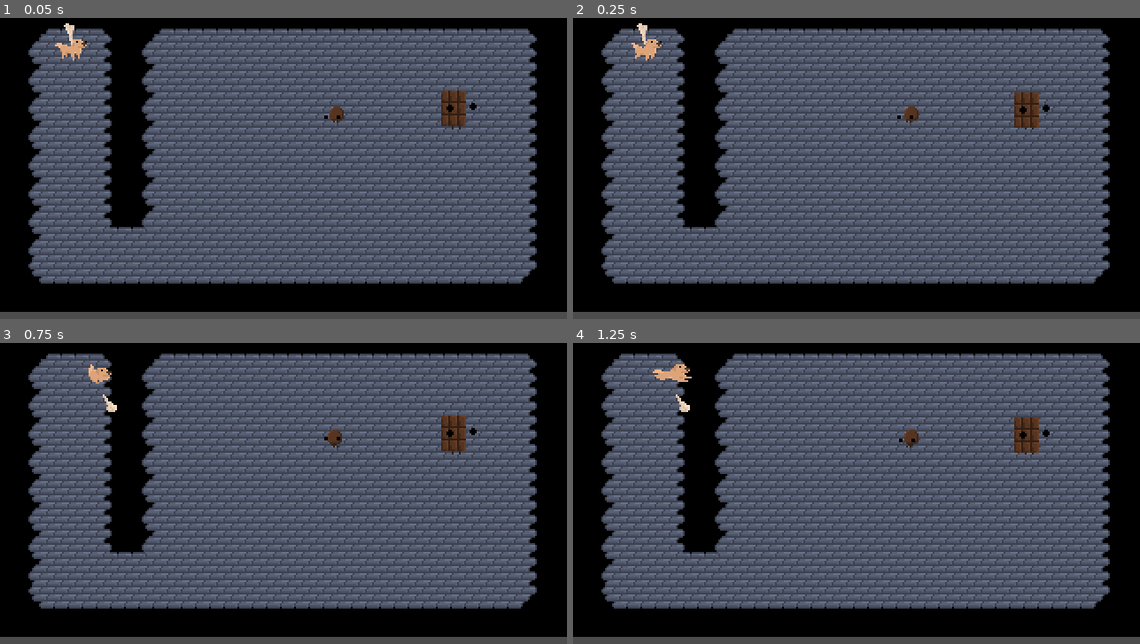
Above: before the commit, frames 1-4 (two rows, left to right).
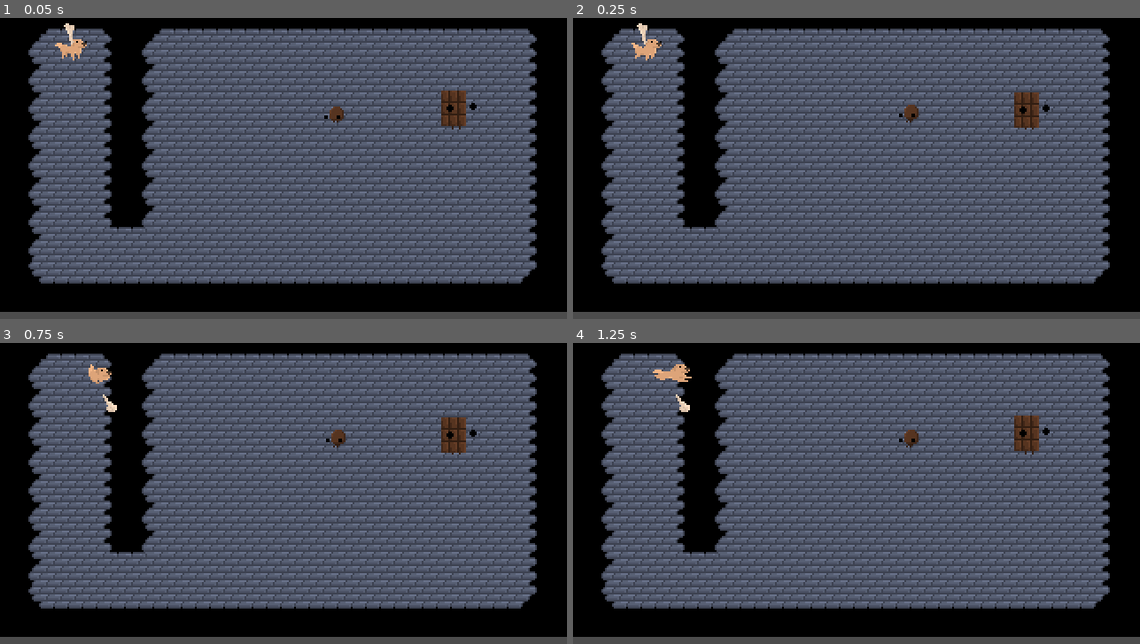
Above: after the commit, the same moments.

Repository: 3k2ng/dog-puff-pensive
Game: Godot game, scene res://scenes/demo_tung.tscn
The game is run twice, just before and just after one commit, with the same random seed, the same clock (stepped at 60 frames per second) and the same inputs. The project has no main scene, so this scene is started directly.
Inputs (mouse positions are in pixels of both pictures, inside the frame that each line leads up to):
- Up to frame 1 (0.05 s): no input
- Up to frame 2 (0.25 s): no input
- Up to frame 3 (0.75 s): move the mouse to (408, 469) at 0.52 s; hold D (move_right) from 0.53 s (still down); right-click (408, 469) at 0.6 s
- Up to frame 4 (1.25 s): keep holding D (move_right)

Frame 1 is identical in both runs. In frame 2, less than 0.1% of the frame differs, in the area x 57-61%, y 28-35%; in frame 3, 0.2%, in the area x 57-85%, y 24-37%; in frame 4, 0.2%.

Commit message:
remove health bar

Diff:
--- a/objects/enemies/choco_bar.tscn
+++ b/objects/enemies/choco_bar.tscn
@@ -1,9 +1,8 @@
-[gd_scene load_steps=83 format=2]
+[gd_scene load_steps=82 format=2]
 
 [ext_resource path="res://sprites/enemies/chocolate bar attack.png" type="Texture" id=1]
 [ext_resource path="res://sprites/enemies/chocolate bar idle.png" type="Texture" id=2]
 [ext_resource path="res://sprites/enemies/chocolate bar chase.png" type="Texture" id=3]
-[ext_resource path="res://sprites/test_sprites/redbox.tres" type="Texture" id=4]
 [ext_resource path="res://scripts/melee_box.gd" type="Script" id=5]
 [ext_resource path="res://scripts/enemies/basic_enemy.gd" type="Script" id=6]
 [ext_resource path="res://scripts/shaders/flash.gdshader" type="Shader" id=7]
@@ -205,23 +204,33 @@
 [sub_resource type="RectangleShape2D" id=5]
 extents = Vector2( 4, 8 )
 
-[sub_resource type="Animation" id=48]
+[sub_resource type="Animation" id=78]
 resource_name = "chase"
-length = 0.1
+length = 0.4
 loop = true
-tracks/0/type = "method"
-tracks/0/path = NodePath("Sprite")
-tracks/0/interp = 1
-tracks/0/loop_wrap = true
-tracks/0/imported = false
-tracks/0/enabled = true
-tracks/0/keys = {
-"times": PoolRealArray( 0 ),
-"transitions": PoolRealArray( 1 ),
-"values": [ {
-"args": [ "chase", false ],
-"method": "play"
-} ]
+tracks/0/type = "value"
+tracks/0/path = NodePath("Sprite:animation")
+tracks/0/interp = 1
+tracks/0/loop_wrap = true
+tracks/0/imported = false
+tracks/0/enabled = true
+tracks/0/keys = {
+"times": PoolRealArray( 0 ),
+"transitions": PoolRealArray( 1 ),
+"update": 1,
+"values": [ "chase" ]
+}
+tracks/1/type = "value"
+tracks/1/path = NodePath("Sprite:frame")
+tracks/1/interp = 1
+tracks/1/loop_wrap = false
+tracks/1/imported = false
+tracks/1/enabled = true
+tracks/1/keys = {
+"times": PoolRealArray( 0, 0.3 ),
+"transitions": PoolRealArray( 1, 1 ),
+"update": 0,
+"values": [ 0, 3 ]
 }
 
 [sub_resource type="Animation" id=57]
@@ -301,21 +310,31 @@
 
 [sub_resource type="Animation" id=47]
 resource_name = "idle"
-length = 0.1
+length = 0.4
 loop = true
-tracks/0/type = "method"
-tracks/0/path = NodePath("Sprite")
-tracks/0/interp = 1
-tracks/0/loop_wrap = true
-tracks/0/imported = false
-tracks/0/enabled = true
-tracks/0/keys = {
-"times": PoolRealArray( 0 ),
-"transitions": PoolRealArray( 1 ),
-"values": [ {
-"args": [ "default", false ],
-"method": "play"
-} ]
+tracks/0/type = "value"
+tracks/0/path = NodePath("Sprite:animation")
+tracks/0/interp = 1
+tracks/0/loop_wrap = true
+tracks/0/imported = false
+tracks/0/enabled = true
+tracks/0/keys = {
+"times": PoolRealArray( 0 ),
+"transitions": PoolRealArray( 1 ),
+"update": 1,
+"values": [ "default" ]
+}
+tracks/1/type = "value"
+tracks/1/path = NodePath("Sprite:frame")
+tracks/1/interp = 1
+tracks/1/loop_wrap = true
+tracks/1/imported = false
+tracks/1/enabled = true
+tracks/1/keys = {
+"times": PoolRealArray( 0, 0.2 ),
+"transitions": PoolRealArray( 1, 1 ),
+"update": 1,
+"values": [ 0, 1 ]
 }
 
 [sub_resource type="Animation" id=6]
@@ -504,7 +523,7 @@
 states/notice/position = Vector2( 250, 64 )
 transitions = [ "idle", "notice", SubResource( 55 ), "notice", "chase", SubResource( 56 ), "chase", "confused", SubReso …(442 unchanged characters)…
 start_node = "idle"
-graph_offset = Vector2( -6, -172 )
+graph_offset = Vector2( 11, -53 )
 
 [sub_resource type="AnimationNodeStateMachinePlayback" id=52]
 
@@ -518,7 +537,7 @@
 use_parent_material = true
 position = Vector2( 0, -3 )
 frames = SubResource( 29 )
-animation = "attack"
+animation = "chase"
 __meta__ = {
 "_edit_lock_": true
 }
@@ -541,20 +560,8 @@
 shape = SubResource( 5 )
 disabled = true
 
-[node name="HealthBar" type="TextureProgress" parent="."]
-visible = false
-margin_left = -8.0
-margin_top = -20.0
-margin_right = -4.0
-margin_bottom = -16.0
-rect_scale = Vector2( 4, 1 )
-value = 100.0
-texture_under = ExtResource( 4 )
-texture_progress = ExtResource( 4 )
-tint_under = Color( 0, 0, 0, 1 )
-
 [node name="AnimationPlayer" type="AnimationPlayer" parent="."]
-anims/chase = SubResource( 48 )
+anims/chase = SubResource( 78 )
 anims/confused = SubResource( 57 )
 anims/dead = SubResource( 69 )
 anims/hurt = SubResource( 68 )
--- a/objects/enemies/puff.tscn
+++ b/objects/enemies/puff.tscn
@@ -1,11 +1,10 @@
-[gd_scene load_steps=63 format=2]
+[gd_scene load_steps=62 format=2]
 
 [ext_resource path="res://sprites/enemies/puff/puff launch.png" type="Texture" id=1]
 [ext_resource path="res://sprites/enemies/puff/puff notice.png" type="Texture" id=2]
 [ext_resource path="res://scripts/enemies/explode_enemy.gd" type="Script" id=3]
 [ext_resource path="res://sprites/enemies/puff/puff chase.png" type="Texture" id=4]
 [ext_resource path="res://sprites/enemies/puff/puff idle.png" type="Texture" id=5]
-[ext_resource path="res://sprites/test_sprites/redbox.tres" type="Texture" id=6]
 [ext_resource path="res://scripts/shaders/flash.gdshader" type="Shader" id=7]
 [ext_resource path="res://sprites/enemies/puff/puff explode.png" type="Texture" id=8]
 
@@ -161,20 +160,31 @@
 
 [sub_resource type="Animation" id=37]
 resource_name = "chase"
-length = 0.1
-tracks/0/type = "method"
-tracks/0/path = NodePath("AnimatedSprite")
-tracks/0/interp = 1
-tracks/0/loop_wrap = true
-tracks/0/imported = false
-tracks/0/enabled = true
-tracks/0/keys = {
-"times": PoolRealArray( 0 ),
-"transitions": PoolRealArray( 1 ),
-"values": [ {
-"args": [ "chase", false ],
-"method": "play"
-} ]
+length = 0.25
+loop = true
+tracks/0/type = "value"
+tracks/0/path = NodePath("AnimatedSprite:animation")
+tracks/0/interp = 1
+tracks/0/loop_wrap = true
+tracks/0/imported = false
+tracks/0/enabled = true
+tracks/0/keys = {
+"times": PoolRealArray( 0 ),
+"transitions": PoolRealArray( 1 ),
+"update": 1,
+"values": [ "chase" ]
+}
+tracks/1/type = "value"
+tracks/1/path = NodePath("AnimatedSprite:frame")
+tracks/1/interp = 1
+tracks/1/loop_wrap = false
+tracks/1/imported = false
+tracks/1/enabled = true
+tracks/1/keys = {
+"times": PoolRealArray( 0, 0.2 ),
+"transitions": PoolRealArray( 1, 1 ),
+"update": 0,
+"values": [ 0, 4 ]
 }
 
 [sub_resource type="Animation" id=39]
@@ -246,22 +256,33 @@
 "values": [ 0 ]
 }
 
-[sub_resource type="Animation" id=34]
+[sub_resource type="Animation" id=57]
 resource_name = "idle"
-length = 0.1
-tracks/0/type = "method"
-tracks/0/path = NodePath("AnimatedSprite")
-tracks/0/interp = 1
-tracks/0/loop_wrap = true
-tracks/0/imported = false
-tracks/0/enabled = true
-tracks/0/keys = {
-"times": PoolRealArray( 0 ),
-"transitions": PoolRealArray( 1 ),
-"values": [ {
-"args": [ "default", false ],
-"method": "play"
-} ]
+length = 0.5
+loop = true
+tracks/0/type = "value"
+tracks/0/path = NodePath("AnimatedSprite:animation")
+tracks/0/interp = 1
+tracks/0/loop_wrap = true
+tracks/0/imported = false
+tracks/0/enabled = true
+tracks/0/keys = {
+"times": PoolRealArray( 0 ),
+"transitions": PoolRealArray( 1 ),
+"update": 1,
+"values": [ "default" ]
+}
+tracks/1/type = "value"
+tracks/1/path = NodePath("AnimatedSprite:frame")
+tracks/1/interp = 1
+tracks/1/loop_wrap = false
+tracks/1/imported = false
+tracks/1/enabled = true
+tracks/1/keys = {
+"times": PoolRealArray( 0, 0.45 ),
+"transitions": PoolRealArray( 1, 1 ),
+"update": 0,
+"values": [ 0, 9 ]
 }
 
 [sub_resource type="Animation" id=40]
@@ -423,7 +444,6 @@
 [node name="AnimatedSprite" type="AnimatedSprite" parent="."]
 use_parent_material = true
 frames = SubResource( 11 )
-animation = "explode"
 __meta__ = {
 "_edit_lock_": true
 }
@@ -439,23 +459,11 @@
 "_edit_lock_": true
 }
 
-[node name="HealthBar" type="TextureProgress" parent="."]
-visible = false
-margin_left = -8.0
-margin_top = -12.0
-margin_right = -4.0
-margin_bottom = -8.0
-rect_scale = Vector2( 4, 1 )
-value = 100.0
-texture_under = ExtResource( 6 )
-texture_progress = ExtResource( 6 )
-tint_under = Color( 0, 0, 0, 1 )
-
 [node name="AnimationPlayer" type="AnimationPlayer" parent="."]
 anims/chase = SubResource( 37 )
 anims/explode = SubResource( 39 )
 anims/hurt = SubResource( 38 )
-anims/idle = SubResource( 34 )
+anims/idle = SubResource( 57 )
 anims/launch = SubResource( 40 )
 anims/notice = SubResource( 41 )
 
--- a/scripts/enemies/basic_enemy.gd
+++ b/scripts/enemies/basic_enemy.gd
@@ -33,7 +33,6 @@
 var dead: bool
 
 onready var to_player: RayCast2D = $ToPlayer
-onready var health_bar: TextureProgress = $HealthBar
 onready var anim_sprite: AnimatedSprite = $Sprite
 onready var anim_playback = $AnimationTree.get("parameters/playback")
 
@@ -49,18 +48,15 @@
 	dead = true
 	velocity = Vector2.ZERO
 	anim_playback.travel("dead")
-	health_bar.visible = false
 	$Shape.disabled = true
 
 func _ready() -> void:
 	get_player_as_target()
 	max_health = 4
-	health_bar.max_value = max_health
 	._ready()
 
 func _process(delta: float) -> void:
 	._process(delta)
-	health_bar.value = health
 
 	if dead:
 		return
--- a/scripts/enemies/explode_enemy.gd
+++ b/scripts/enemies/explode_enemy.gd
@@ -33,7 +33,6 @@
 var stun_timer: float
 
 onready var to_player: RayCast2D = $ToPlayer
-onready var health_bar: TextureProgress = $HealthBar
 onready var anim_sprite: AnimatedSprite = $AnimatedSprite
 onready var anim_playback = $AnimationTree.get("parameters/playback")
 onready var trail: Particles2D = $Trail
